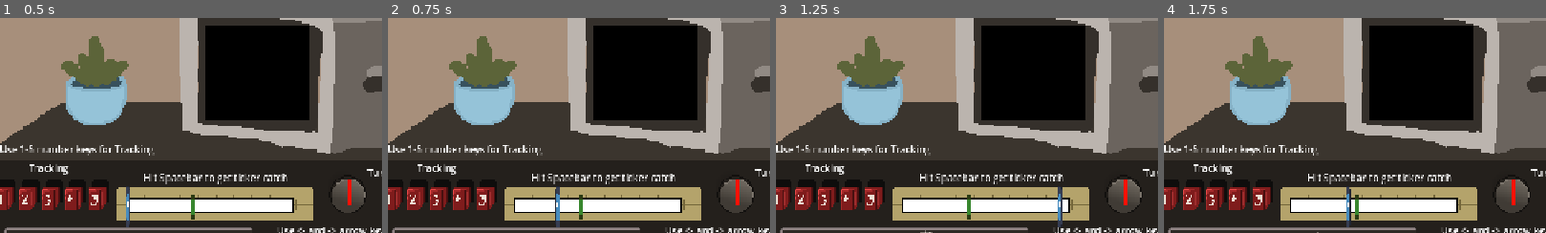
Above: before the commit, frames 1-4 (left to right).
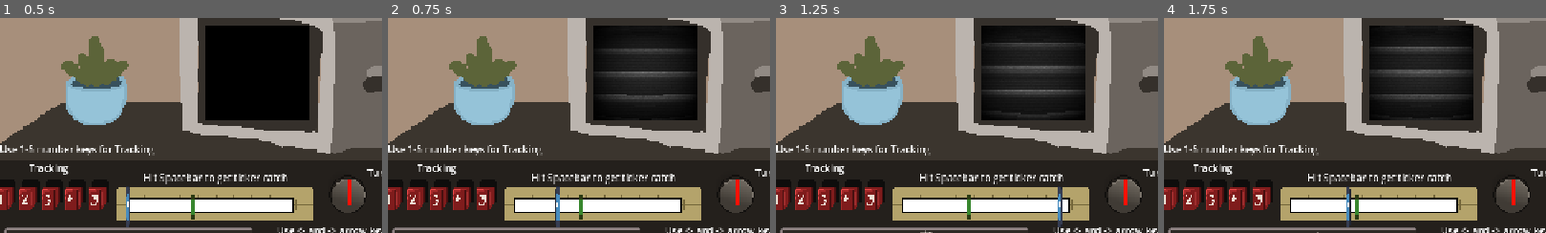
Above: after the commit, the same moments.

Repository: Sleeping-Robot-Games/video-planet
Game: Godot game, scene res://backroom/backroom.tscn
The game is run twice, just before and just after one commit, with the same random seed, the same clock (stepped at 60 frames per second) and the same inputs. This scene is started directly instead of the project's main scene. The engine's default icon, where the game draws it, is replaced by a stand-in: a white triangle on a blue panel in a dark square. Video files are missing from this copy of the repository; at most half a second of black plays in their place.
Inputs:
- Up to frame 1 (0.5 s): no input
- Up to frame 2 (0.75 s): click "Rewind (Enter)" at 0.5 s
- Up to frame 3 (1.25 s): no input
- Up to frame 4 (1.75 s): click "Rewind (Enter)" at 1.25 s
The pictures show only the part of the screen within x 39-89%, y 24-74%; the shares and areas given below are measured in that part.

Frame 1 is identical in both runs. In frame 2, 4.7% of the frame differs, in the area x 54-81%, y 10-42%; in frame 3, 5.5%; in frame 4, 5.6%, in the area x 53-81%, y 3-48%.

Commit message:
adjust noise if miss hitzone

Diff:
--- a/backroom/backroom.gd
+++ b/backroom/backroom.gd
@@ -14,6 +14,9 @@
 @onready var anim_player = $VCR/AnimationPlayer
 @onready var broken_tape = $BrokenTape
 @onready var fix_tape_button = $FixTapeButton
+@onready var rewind_effect: ColorRect = $SubViewportContainer/SubViewport/RewindEffectRect
+@onready var tv_off_screen = $SubViewportContainer/SubViewport/TVOff
+@onready var video_player = $SubViewportContainer/SubViewport/VideoStreamPlayer
 
 const DIAL_ROTATE_SPEED = 50.0
 const DIAL_ROTATE_MIN = -100.0
@@ -245,16 +248,15 @@
 	shake_tween.tween_property(vcr, 'position', vcr.position - Vector2(5, 0), .117)
 	shake_tween.tween_property(vcr, 'position', original_position, .117)
 
-	## TODO: small TV flicker feedback
+	# increase noise on tv screen
+	adjust_rewind_noise(-0.1)
 
 	if num_of_misses >= VHS_DATA.number_of_failures_before_break:
 		broken_tape.show()
 		fix_tape_button.show()
 		rewinding = false
-
-		## TODO: turn TV off or go static
-		var tv_state_tween = create_tween()
-		tv_state_tween.tween_property(tv, 'modulate', Color.WHITE, 1)
+		tv_off_screen.show()
+		video_player.paused = true
 	else:
 		# Resume the spin loop
 		rotation_tween.tween_callback(Callable(anim_player, "play").bind("spin"))
@@ -281,7 +283,10 @@
 	hitzone_path_follow.progress_ratio = VHS_DATA[vhs_phase].hitzone_position
 	current_ideal_track_setting = get_best_track_setting_for_phase(vhs_phase)
 	rewinding = true
-	$VCR/AnimationPlayer.play('spin')
+	anim_player.play('spin')
+	tv_off_screen.hide()
+	video_player.play()
+	adjust_rewind_noise()
 
 	var hitzone_scale_tween = create_tween()
 	hitzone_scale_tween.tween_property(hitzone, 'scale', Vector2(hitzone_scale_lookup[2], .328), 1)
@@ -289,8 +294,6 @@
 	var tick_speed_tween = create_tween()
 	tick_speed_tween.tween_property(self, 'tick_speed', VHS_DATA[vhs_phase].tick_speeds['no_zone'], 1)
 
-	#var tv_state_tween = create_tween()
-	#tv_state_tween.tween_property(tv, 'modulate', track_setting_tv_lookup[current_ideal_track_setting], 1)
 
 func start_vhs_rewind_after_fix():
 	num_of_misses = 0
@@ -300,6 +303,9 @@
 	fix_tape_button.hide()
 	rewinding = true
 	$VCR/AnimationPlayer.play('spin')
+	tv_off_screen.hide()
+	video_player.play()
+	adjust_rewind_noise()
 	#var tv_state_tween = create_tween()
 	#tv_state_tween.tween_property(tv, 'modulate', track_setting_tv_lookup[current_ideal_track_setting], 1)
 
@@ -344,3 +350,25 @@
 	tween.tween_property(broken_tape, 'rotation', 0, 1)
 	tween.parallel().tween_property(broken_tape, 'modulate', Color.WHITE, 1)
 	tween.tween_callback(Callable(self, "start_vhs_rewind_after_fix"))
+
+func adjust_rewind_noise(value: float = .5) -> void:
+	# Get the ShaderMaterial on the VCR effect
+	var mat := rewind_effect.material
+	if mat == null:
+		return
+
+	# Get the noise texture uniform (must match your shader uniform name!)
+	var noise_tex: NoiseTexture2D = mat.get_shader_parameter("noise_texture")
+	if noise_tex == null:
+		return
+
+	var noise := noise_tex.noise as FastNoiseLite
+	if noise == null:
+		push_warning("noise_texture does not use FastNoiseLite")
+		return
+
+	# Adjust frequency
+	noise.frequency = clamp(noise.frequency + value, 0.1, 0.5)
+
+	# Apply change
+	noise_tex.noise = noise
--- a/backroom/backroom.tscn
+++ b/backroom/backroom.tscn
@@ -475,7 +475,6 @@
 offset_right = 176.0
 offset_bottom = 160.0
 stream = ExtResource("21_6dn78")
-autoplay = true
 expand = true
 loop = true
 
